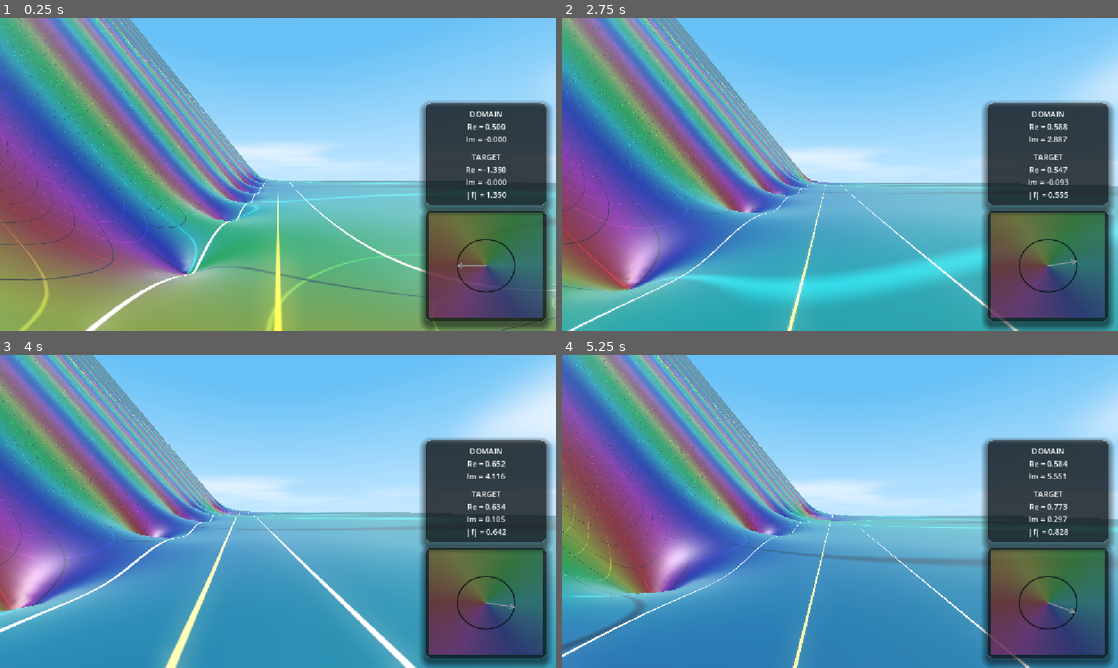
Above: before the commit, frames 1-4 (two rows, left to right).
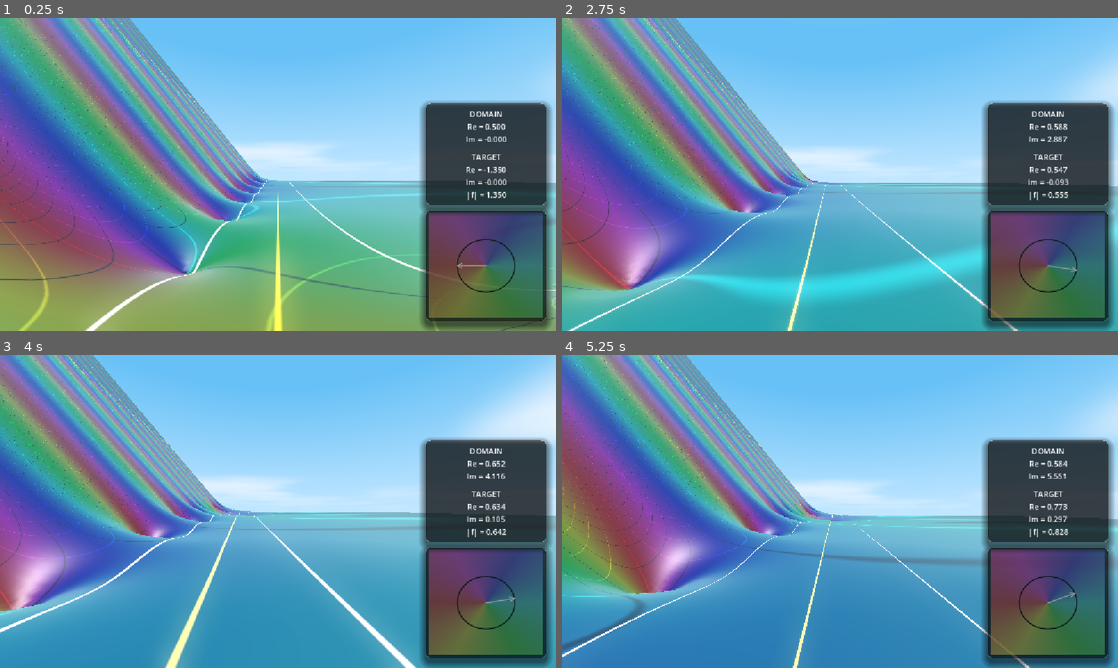
Above: after the commit, the same moments.

Repository: allanino/complex-functions-explorer
Game: Godot game, scene res://scenes/main.tscn
The game is run twice, just before and just after one commit, with the same random seed, the same clock (stepped at 60 frames per second) and the same inputs.
Inputs (mouse positions are in pixels of both pictures, inside the frame that each line leads up to):
- Up to frame 1 (0.25 s): no input
- Up to frame 2 (2.75 s): tap Enter at 0.5 s; move the mouse to (867, 174) at 0.52 s; hold W (move_forward) from 0.53 s (still down); tap G at 0.6 s; tap Space at 0.77, 1.52 s; move the mouse to (812, 174) at 1.27 s; tap C at 1.35 s; move the mouse to (851, 168) at 2.02 s; hold Shift from 2.03 s (still down)
- Up to frame 3 (4 s): keep holding W (move_forward); move the mouse to (272, 517) at 2.77 s; release Shift at 2.78 s; tap Ctrl at 2.85 s; tap Space at 3.02, 3.77 s; move the mouse to (316, 514) at 3.52 s; tap G at 3.6 s
- Up to frame 4 (5.25 s): keep holding W (move_forward); move the mouse to (795, 508) at 4.27 s; tap C at 4.35 s; tap Space at 4.52 s; move the mouse to (845, 511) at 5.02 s; hold Shift from 5.03 s (still down)

The runs differ from the first frame. In frame 1, 5.0% of the frame differs, in the area x 77-98%, y 62-96%; in frame 2, 5.1%; in frame 3, 5.1%; in frame 4, 5.1%.

Commit message:
Fix Y-axis inversion in HUD complex plane domain coloring
The HUD complex plane visualization was incorrectly using Godot's Y-down
UV coordinates for the imaginary axis, causing a mismatch with the
terrain's domain coloring and standard mathematical conventions.

This change inverts the Y-coordinate in `shaders/hud_complex_plane.gdshader`
so that positive imaginary values correctly appear at the top of the HUD.

Co-authored-by: allanino <5325241+allanino@users.noreply.github.com>

Diff:
--- a/shaders/hud_complex_plane.gdshader
+++ b/shaders/hud_complex_plane.gdshader
@@ -19,7 +19,8 @@
 
 void fragment() {
     // Map UV to complex plane [-scale, scale]
-    vec2 z = (UV - 0.5) * 2.0 * scale;
+    // Invert Y so that positive imaginary values are at the top
+    vec2 z = (vec2(UV.x, 1.0 - UV.y) - 0.5) * 2.0 * scale;
 
     // Calculate phase and magnitude
     float phase = atan(z.y, z.x);
